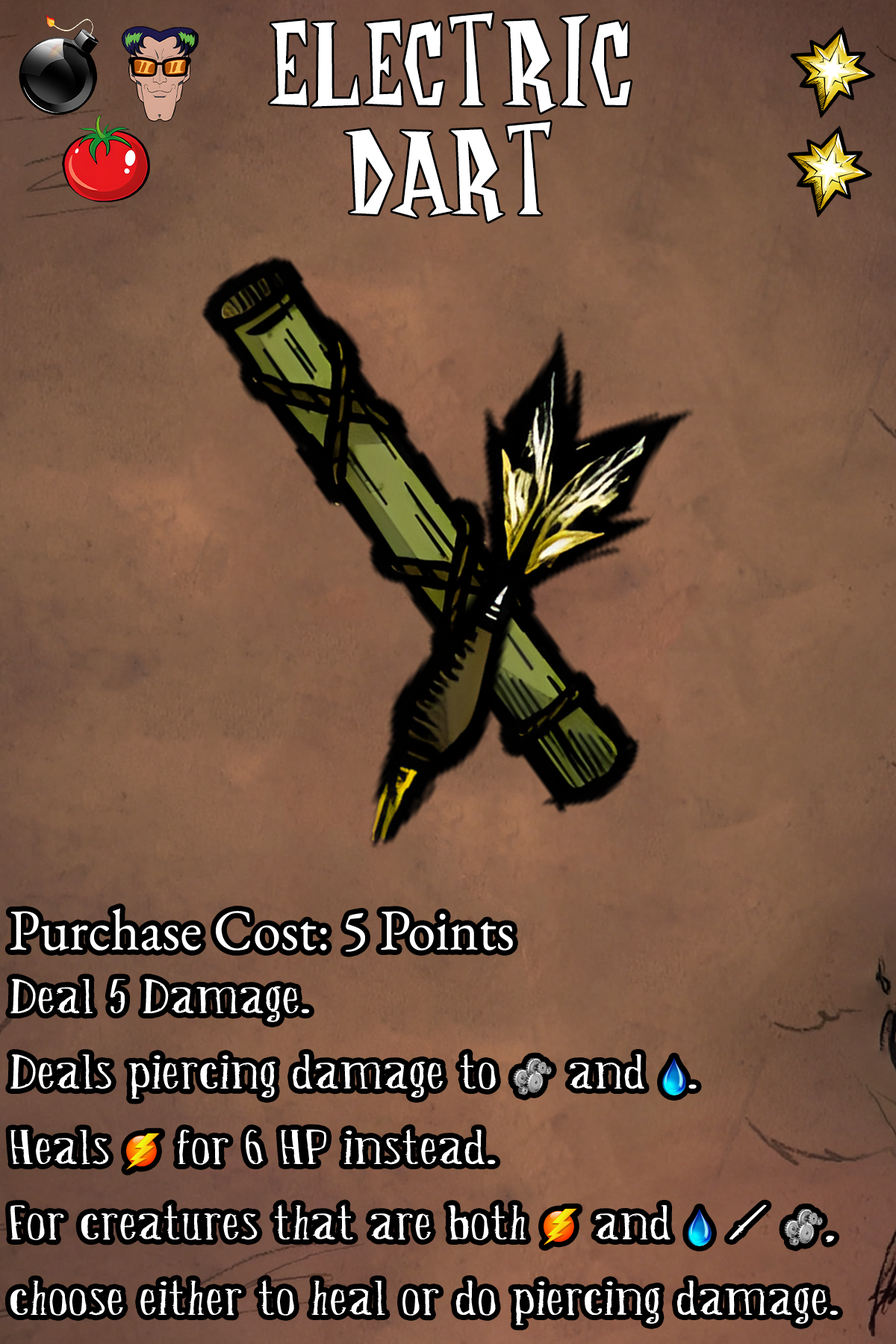
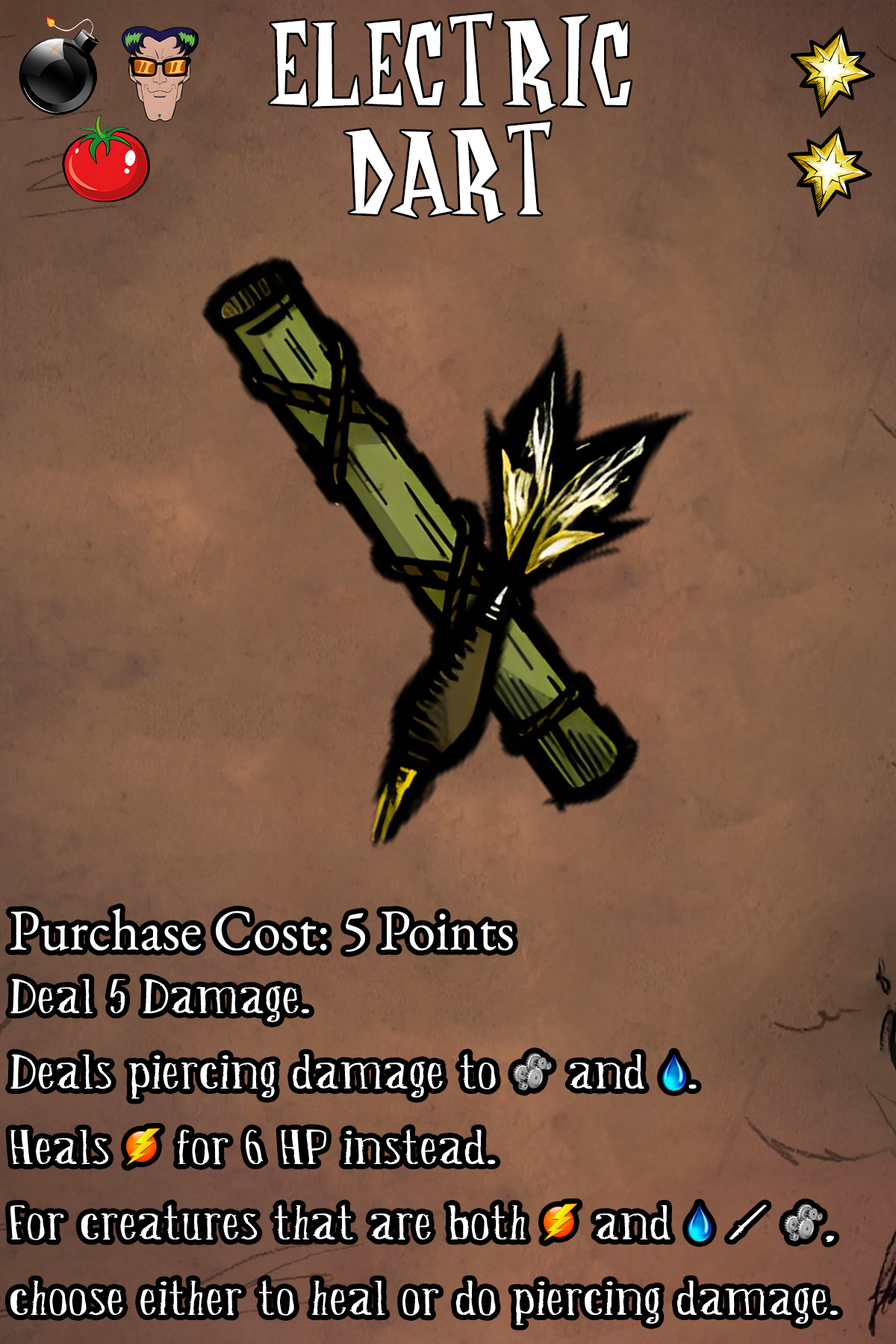
Before/after of a 896×1344 layered artwork. What changed in the layer stack:
painted on "Ability" over [126,1052,827,1246]
